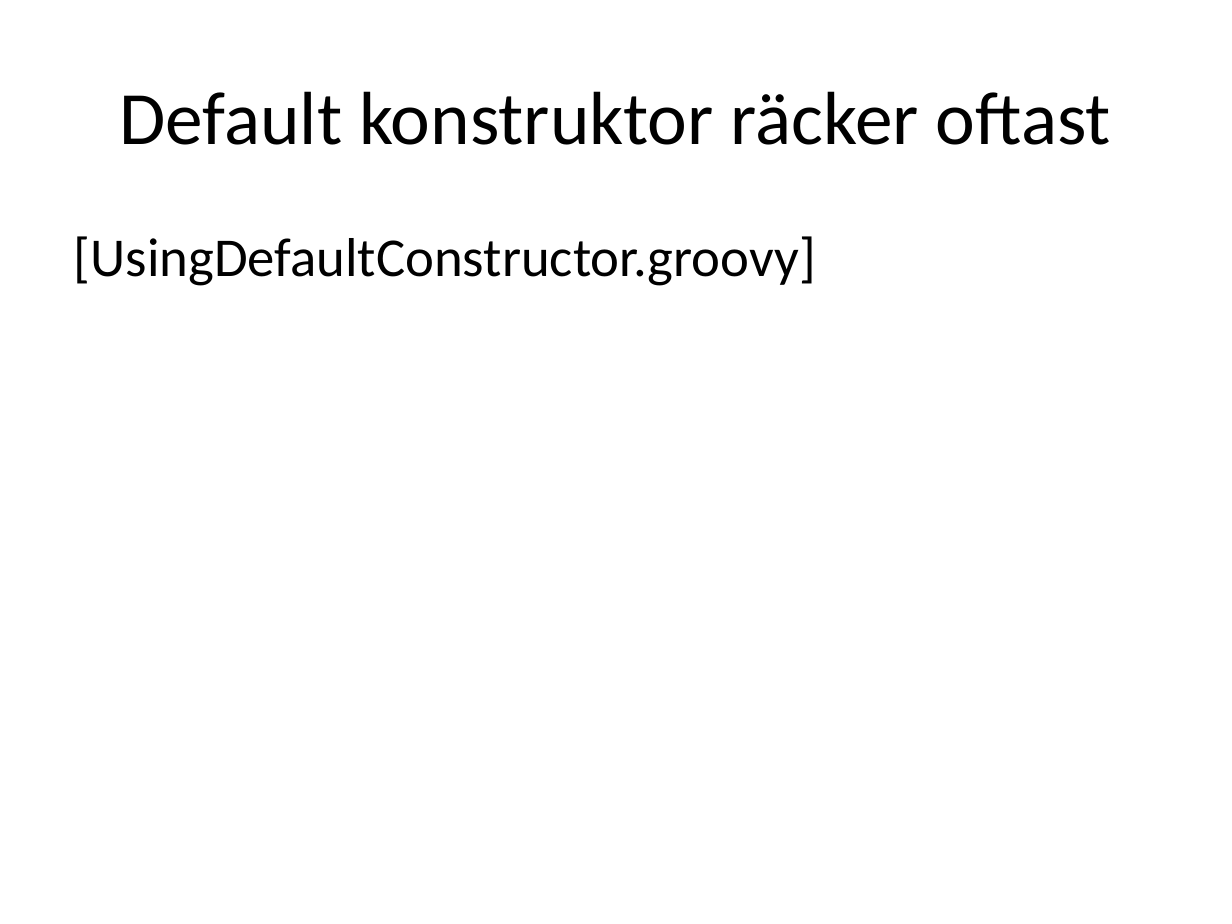
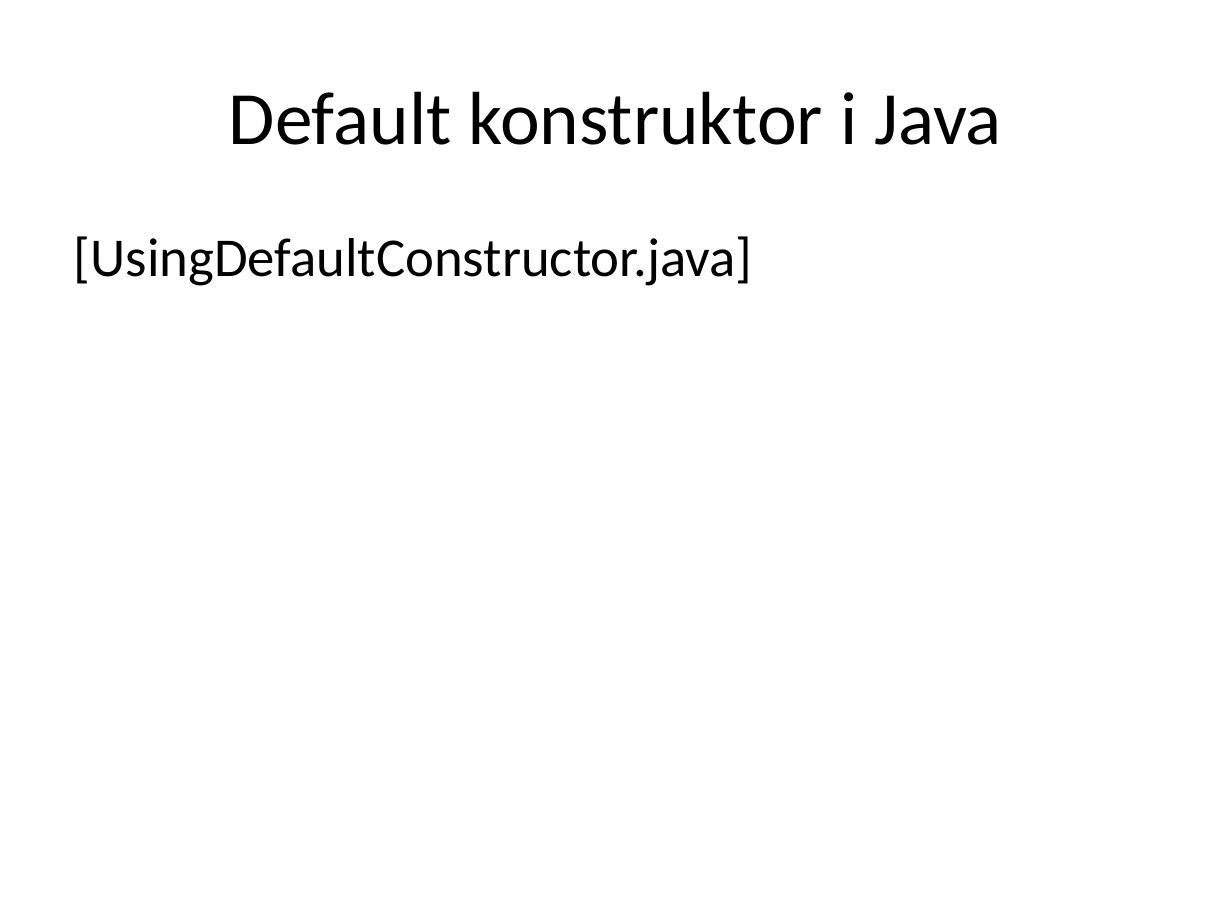
Before and after one commit to me97esn/groovyseminarium, a slide deck: slide 28 of groovyseminarie/dokument/groovyseminarium_source.pptx (slide 27 before the commit). Drawn at 1232x924 pixels with LibreOffice and Linux fonts; fonts in the diff are those of the drawing. Boxes give left, top, right and bottom in pixels: in the first picture for what was removed or moved away, otherwise in the second. Text is boxed around its words. In the diff, an @@ line names an element or a change of style, - is before the commit and + after.

```diff
--- a/groovyseminarie/dokument/groovyseminarium_source.pptx
+++ b/groovyseminarie/dokument/groovyseminarium_source.pptx
@@ title at (229, 91, 1002, 145): text changed @@
-Default konstruktor räcker oftast
+Default konstruktor i Java
@@ text at (74, 236, 753, 286): text changed @@
-[UsingDefaultConstructor.groovy]
+[UsingDefaultConstructor.java]
```
Also in this commit, not shown: 5 other slides changed, 9 slides added, 6 other files.
